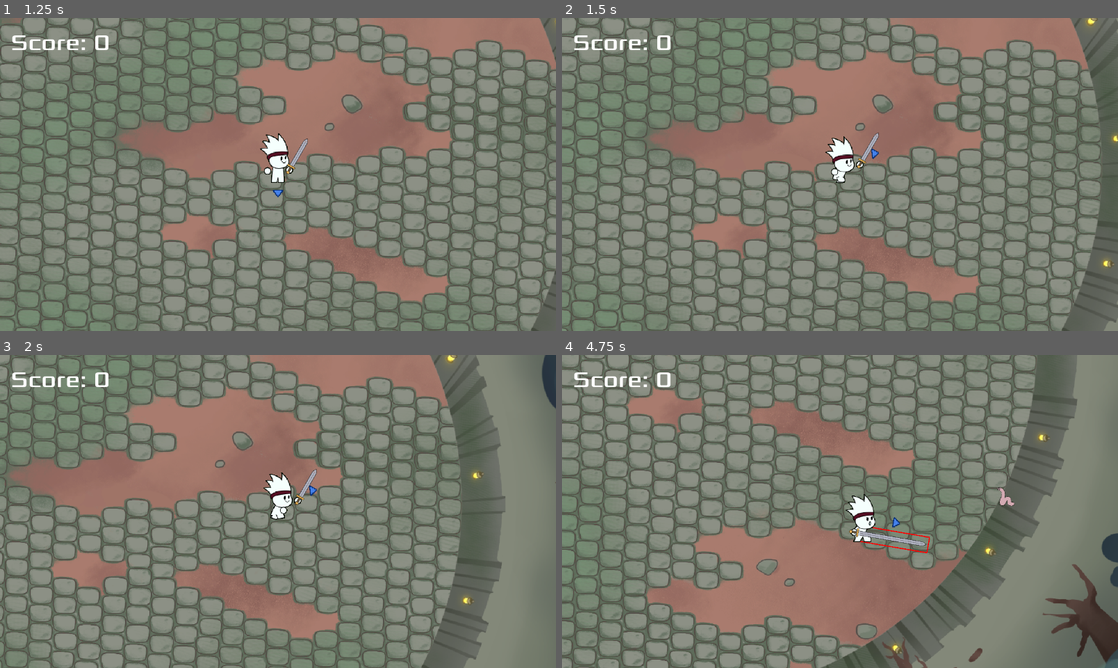
Above: before the commit, frames 1-4 (two rows, left to right).
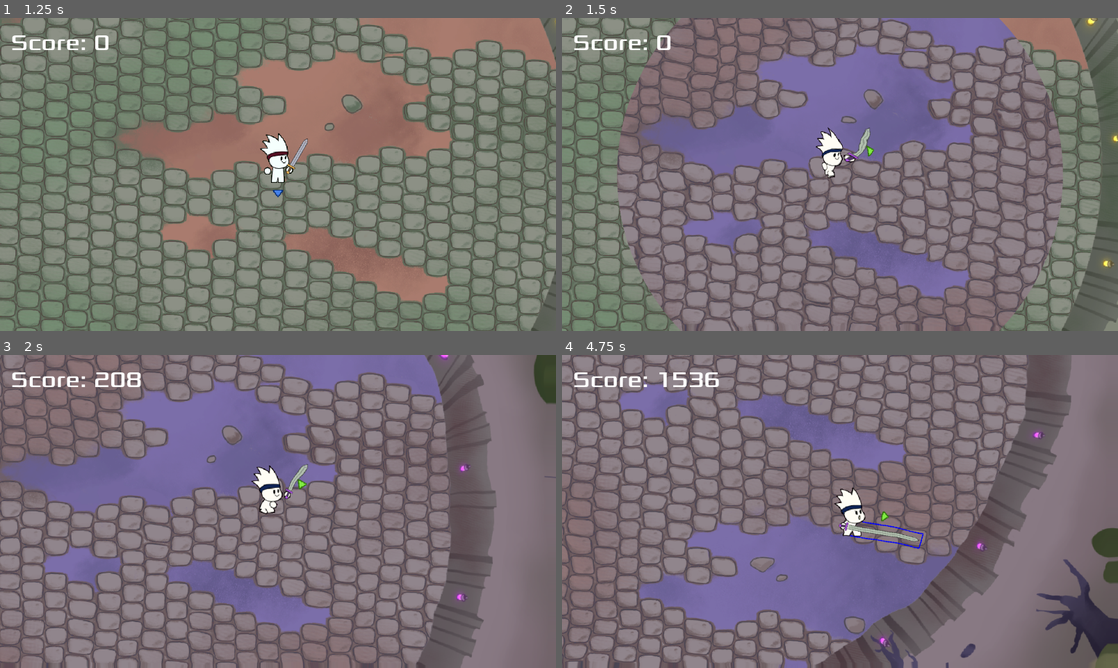
Above: after the commit, the same moments.

Repository: freddder/GMTK_Jam_2024
Game: Godot game, scene res://scenes/main_menu.tscn
The game is run twice, just before and just after one commit, with the same random seed, the same clock (stepped at 60 frames per second) and the same inputs. Sound files missing from this copy of the repository are replaced by a short silence.
Inputs (mouse positions are in pixels of both pictures, inside the frame that each line leads up to):
- Up to frame 1 (1.25 s): click "Play" at 0.5 s
- Up to frame 2 (1.5 s): move the mouse to (962, 158) at 1.27 s; hold D (move_right) from 1.28 s (still down); hold ` (wipe, bound only after the commit) from 1.28 s (still down)
- Up to frame 3 (2 s): keep holding D (move_right); keep holding ` (wipe, bound only after the commit)
- Up to frame 4 (4.75 s): move the mouse to (728, 527) at 2.02 s; release D (move_right) at 2.03 s; release ` (wipe, bound only after the commit) at 2.03 s; hold S (move_down) 2.03-2.78 s; tap Shift (dash) at 2.1 s; tap ` (wipe, bound only after the commit) at 2.3, 3.8 s; move the mouse to (895, 442) at 2.77 s; hold D (move_right) 2.78-3.53 s; hold ` (wipe, bound only after the commit) 2.78-3.53 s; tap Space (heavy_attack) at 2.85 s; move the mouse to (812, 574) at 3.52 s; hold W (move_up) 3.53-4.28 s; click (812, 574) at 3.6 s; move the mouse to (1006, 558) at 4.27 s; hold A (move_left) from 4.28 s (still down); hold ` (wipe, bound only after the commit) from 4.28 s (still down); right-click (1006, 558) at 4.35 s

Frame 1 is identical in both runs. In frame 2, 50% of the frame differs, in the area x 9-91%, y 0-100%; in frame 3, 59%, in the area x 0-100%, y 0-100%; in frame 4, 56%.
Error after the commit: Invalid assignment of property or key 'cutoff_hz' with value of type 'float' on a base object of type 'null instance'. (res://scripts/wipe_area.gd:25)

Commit message:
wipe sfx, loop main menu and game themes, cut low hz during wipe

Diff:
--- /dev/null
+++ b/default_bus_layout.tres
@@ -0,0 +1,3 @@
+[gd_resource type="AudioBusLayout" format=3 uid="uid://bygpq1br8vuqf"]
+
+[resource]
--- a/project.godot
+++ b/project.godot
@@ -82,6 +82,11 @@
 "events": [Object(InputEventKey,"resource_local_to_scene":false,"resource_name":"","device":-1,"window_id":0,"alt_press …(195 unchanged characters)…
 ]
 }
+wipe={
+"deadzone": 0.5,
+"events": [Object(InputEventKey,"resource_local_to_scene":false,"resource_name":"","device":-1,"window_id":0,"alt_pressed":false,"shift_pressed":false,"ctrl_pressed":false,"meta_pressed":false,"pressed":false,"keycode":0,"physical_keycode":96,"key_label":0,"unicode":96,"location":0,"echo":false,"script":null)
+]
+}
 
 [layer_names]
 
--- a/scenes/main_level.tscn
+++ b/scenes/main_level.tscn
@@ -19,5 +19,5 @@
 
 [node name="BattleTheme" type="AudioStreamPlayer" parent="."]
 stream = ExtResource("5_tduye")
-volume_db = -15.0
+volume_db = -11.0
 autoplay = true
--- a/scenes/main_menu.tscn
+++ b/scenes/main_menu.tscn
@@ -46,7 +46,7 @@
 
 [node name="MenuTheme" type="AudioStreamPlayer" parent="."]
 stream = ExtResource("3_o4xmn")
-volume_db = -17.0
+volume_db = -11.0
 autoplay = true
 
 [connection signal="pressed" from="HUD/ButtonsContainer/PlayButton" to="." method="_on_play_button_pressed"]
--- a/scenes/wipe_area.tscn
+++ b/scenes/wipe_area.tscn
@@ -1,8 +1,9 @@
-[gd_scene load_steps=9 format=3 uid="uid://cvmdmlup7cu40"]
+[gd_scene load_steps=10 format=3 uid="uid://cvmdmlup7cu40"]
 
 [ext_resource type="Texture2D" uid="uid://ovew56s12jiu" path="res://content/shaders/circle.png" id="1_ocx3o"]
 [ext_resource type="Shader" path="res://content/shaders/wipe.gdshader" id="1_s6asn"]
 [ext_resource type="Script" path="res://scripts/wipe_area.gd" id="2_4p2t5"]
+[ext_resource type="AudioStream" uid="uid://bac5nwy3rkp7f" path="res://sfx/stage_clear.wav" id="4_ggyie"]
 
 [sub_resource type="ShaderMaterial" id="ShaderMaterial_f33v3"]
 shader = ExtResource("1_s6asn")
@@ -32,4 +33,8 @@
 [node name="CollisionShape2D" type="CollisionShape2D" parent="."]
 shape = SubResource("CircleShape2D_1hb6t")
 
+[node name="WipeSFX" type="AudioStreamPlayer" parent="."]
+stream = ExtResource("4_ggyie")
+volume_db = -11.0
+
 [connection signal="area_entered" from="." to="." method="_on_area_entered"]
--- a/scripts/player.gd
+++ b/scripts/player.gd
@@ -597,6 +597,9 @@
 		if event.is_action_pressed("dash"):
 			handle_dash_input(event)
 
+	if event.is_action_pressed("wipe"):
+		wipe_enemies()
+
 
 func is_playing_attack_finish_animation() -> bool:
 	return $AnimatedSprite2D.is_playing() and $AnimatedSprite2D.animation.contains("_finish")
--- a/scripts/wipe_area.gd
+++ b/scripts/wipe_area.gd
@@ -1,22 +1,39 @@
 class_name WipeArea
 extends Area2D
 
-var radius_growth_duration: float = 0.5
+var radius_growth_duration: float = 0.7
 var min_radius: float = 0.0
 var max_radius: float = 2000.0
+var min_cutoff_hz: float = 2000.0
+var max_cutoff_hz: float = 500.0
 
 @onready var spawn_time := Time.get_ticks_msec()
+@onready var low_pass_filter := AudioServer.get_bus_effect(0, 0) as AudioEffectLowPassFilter
 
 
 func _ready() -> void:
 	set_wipe_radius(min_radius)
+	$WipeSFX.play()
+	AudioServer.set_bus_effect_enabled(0, 0, true)
 
 func _process(delta: float) -> void:
+	if !is_visible():
+		return
+
 	var alpha := get_alpha()
 	set_wipe_radius(lerpf(min_radius, max_radius, alpha))
+	low_pass_filter.cutoff_hz = lerpf(min_cutoff_hz, max_cutoff_hz, alpha)
 	rotation += PI * delta
 
 	if get_lifetime_seconds() > radius_growth_duration * 2.0:
+		hide()
+
+		var tween := get_tree().create_tween()
+		tween.tween_property(low_pass_filter, "cutoff_hz", 20500, 0.3)
+
+		if $WipeSFX.is_playing():
+			await $WipeSFX.finished
+		AudioServer.set_bus_effect_enabled(0, 0, false)
 		queue_free()
 
 
Not shown, changed: music/battle-theme.wav.import
Not shown, changed: music/intro-theme.wav.import
